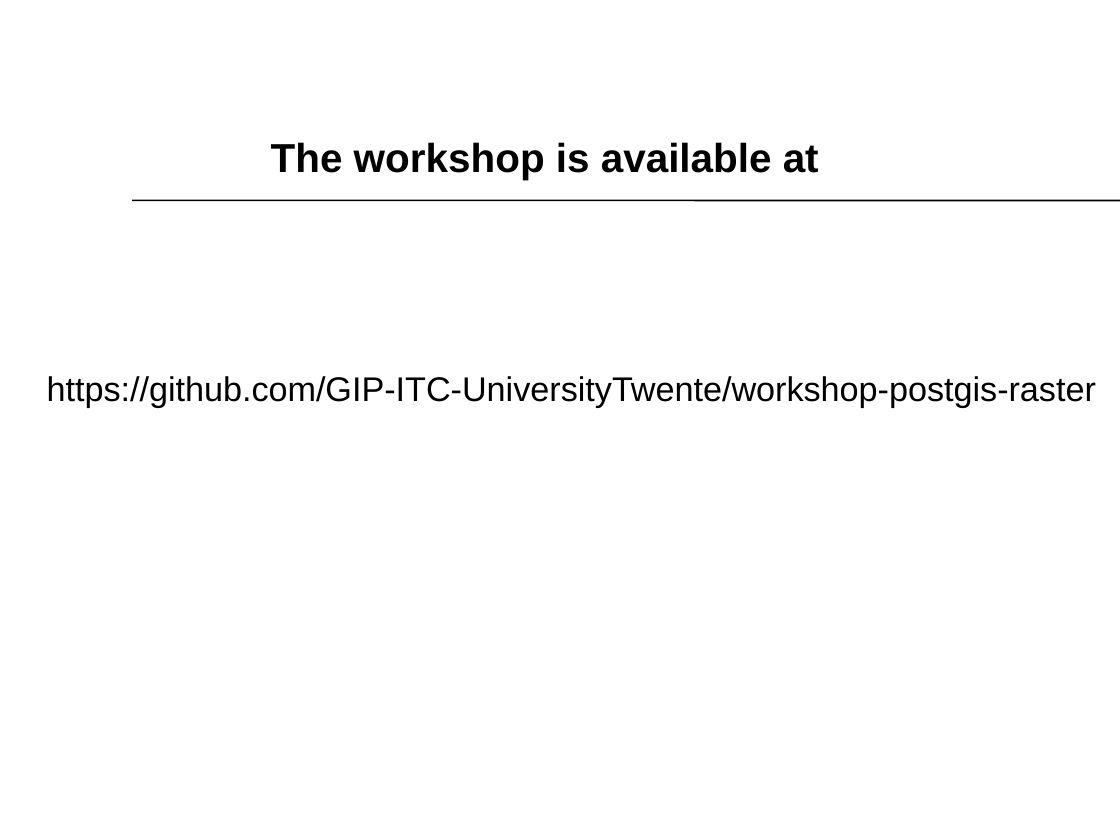
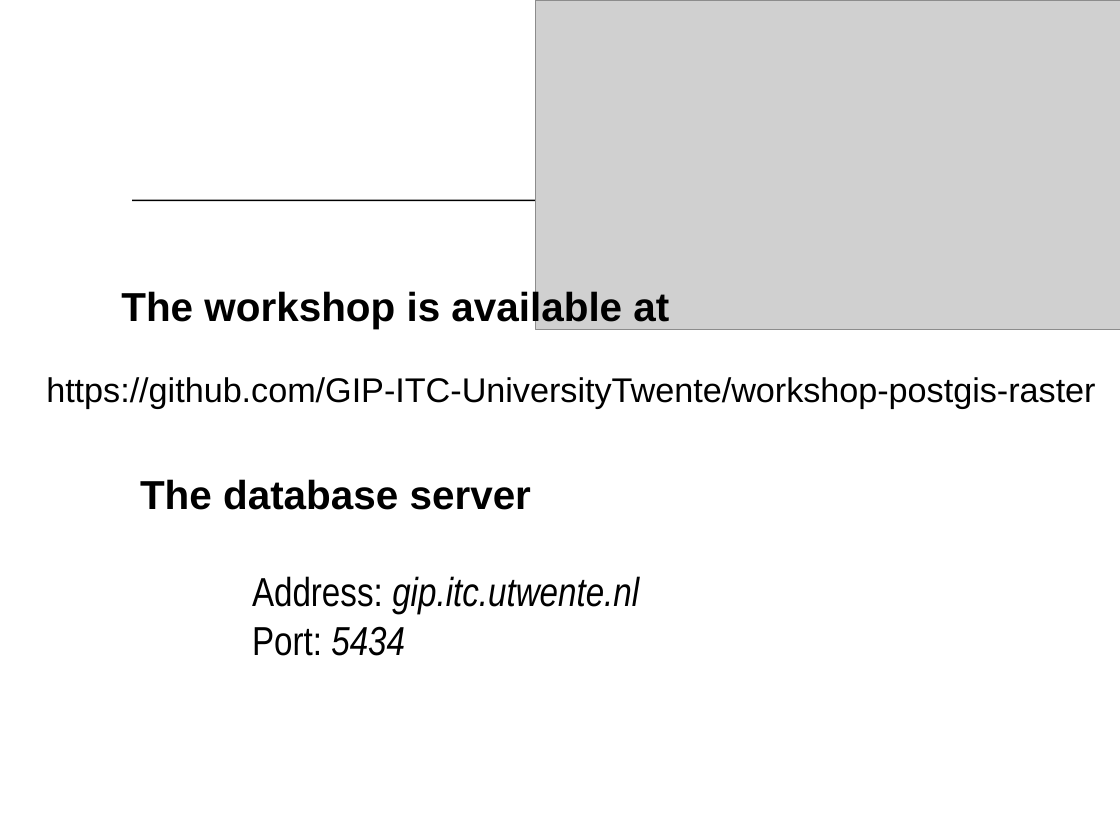
Before and after one commit to GIP-ITC-UniversityTwente/workshop-postgis-raster, a slide deck: slide 6 of presentation.ppt. Drawn at 1120x840 pixels with LibreOffice and Linux fonts; fonts in the diff are those of the drawing; grey boxes stand for pictures; background and template pictures are left out. Boxes give left, top, right and bottom in pixels: in the first picture for what was removed or moved away, otherwise in the second. Text is boxed around its words. In the diff, an @@ line names an element or a change of style, - is before the commit and + after.

```diff
--- a/presentation.ppt
+++ b/presentation.ppt
@@ picture added at box(535, 0, 1120, 329) @@
@@ title "The workshop is available at": place and size @@
-title "The workshop is available at" at box(271, 142, 819, 180)
+title "The workshop is available at" at box(121, 288, 669, 328)
@@ text added at box(140, 479, 639, 656), 26 pt, text #000000 @@
+The database server
+Address: gip.itc.utwente.nl
+Port: 5434
```
Also in this commit, not shown: 3 other slides changed, 1 slide added, 1 slide removed, 1 other file.
